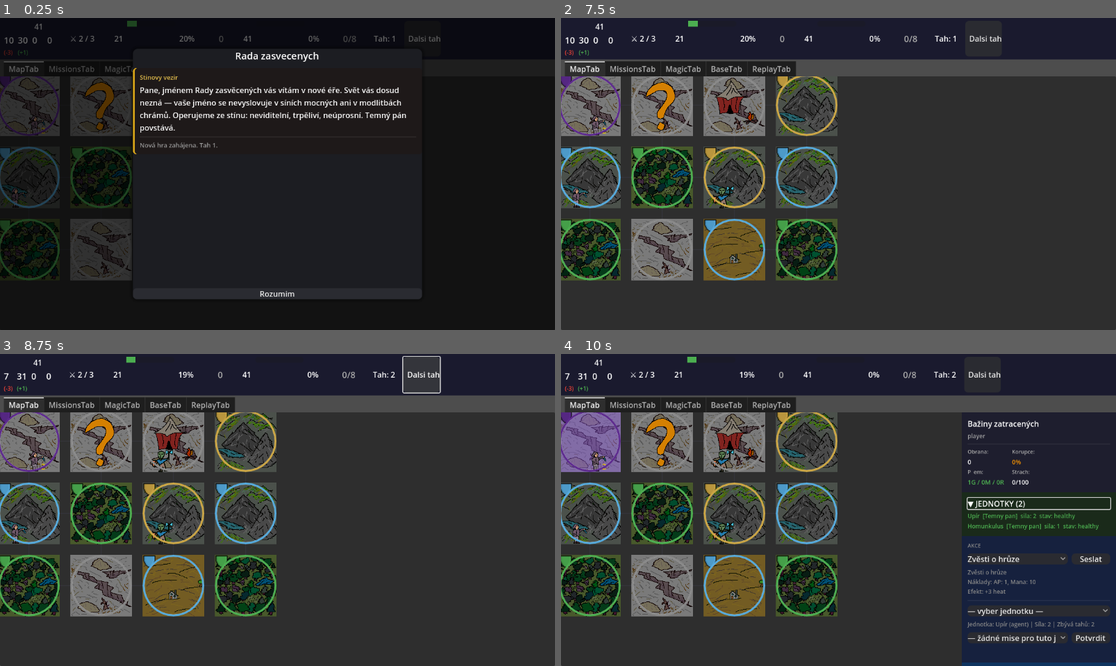
Above: before the commit, frames 1-4 (two rows, left to right).
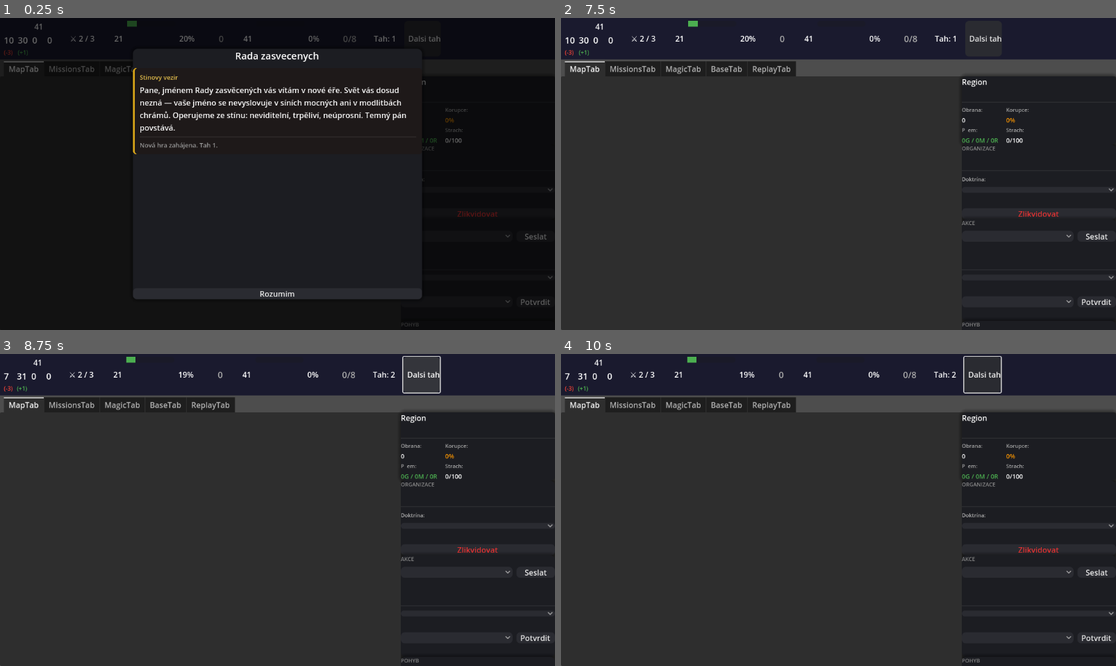
Above: after the commit, the same moments.

Repository: HannibalCZ/dark-lord
Game: Godot game, scene res://scenes/Main.tscn
Same seed, same stepped clock (60 frames per second), same inputs: the game is played once before the commit and once after it.
Inputs (mouse positions are in pixels of both pictures, inside the frame that each line leads up to):
- Up to frame 1 (0.25 s): no input
- Up to frame 2 (7.5 s): click "Dalsi tah" at 0.5 s; click (588, 105) at 1.27 s; click (1038, 189) at 2.02 s; click (1038, 214) at 2.75 s, where only the run after the commit has a clickable "Zlikvidovat"; click (1016, 236) at 3.52 s; click (1099, 236) at 4.25 s, where only the run after the commit has a clickable "Seslat"; click (1038, 276) at 5.02 s; click (1016, 301) at 5.77 s; click (1099, 301) at 6.5 s, where only the run after the commit has a clickable "Potvrdit"; click "Rozumim" at 7.25 s
- Up to frame 3 (8.75 s): click "Dalsi tah" at 8 s
- Up to frame 4 (10 s): click (588, 441) at 8.77 s; click (1038, 503) at 9.5 s, where only the run before the commit has a clickable "▶ JEDNOTKY (2)"

The runs differ from the first frame. In frame 1, 5.9% of the frame differs, in the area x 0-100%, y 18-99%; in frame 2, 23%; in frame 3, 23%; in frame 4, 32%, in the area x 0-100%, y 0-100%.
Error after the commit: Parse Error: Could not preload resource file "res://scenes/ui/RegionTile.tscn". (res://scripts/ui/MapTab.gd:65)

Commit message:
fix: kruhovy clip spritu (shader) a cary pres ConnectionLayer._draw()
RegionTile.tscn: fragment shader na TerrainSprite+CorruptionSprite discarduje
fragmenty mimo kruh (length(UV-0.5) > 0.5). load_steps 6->8.
MapTab.tscn: ConnectionLayer Control jako prvni dite MapCanvas (renderuje za tiles).
MapTab.gd: _draw_connections() plni _connections[], ConnectionLayer.draw signal
vola _on_connection_layer_draw() kde draw_line() kresli v draw contextu.
Odstranovany Line2D nody nahrazeny cistym _draw() pristupem.

Co-Authored-By: Claude Sonnet 4.6 <noreply@anthropic.com>

Diff:
--- a/scenes/ui/MapTab.tscn
+++ b/scenes/ui/MapTab.tscn
@@ -26,6 +26,15 @@
 clip_contents = true
 mouse_filter = 1
 
+[node name="ConnectionLayer" type="Control" parent="HBoxContainer/MapCanvas"]
+layout_mode = 1
+anchors_preset = 15
+anchor_right = 1.0
+anchor_bottom = 1.0
+grow_horizontal = 2
+grow_vertical = 2
+mouse_filter = 2
+
 [node name="RightPanel" type="VBoxContainer" parent="HBoxContainer"]
 custom_minimum_size = Vector2(320, 0)
 layout_mode = 2
--- a/scenes/ui/RegionTile.tscn
+++ b/scenes/ui/RegionTile.tscn
@@ -1,7 +1,18 @@
-[gd_scene load_steps=6 format=3 uid="uid://bwg2fwkr5ae6g"]
+[gd_scene load_steps=8 format=3 uid="uid://bwg2fwkr5ae6g"]
 
 [ext_resource type="Script" uid="uid://p224r28ko4ej" path="res://scripts/ui/RegionTile.gd" id="1_3b7ur"]
 [ext_resource type="Texture2D" uid="uid://kjln75mk5yg3" path="res://art/ui/corruption_overlay.png" id="2_jel24"]
+
+[sub_resource type="Shader" id="Shader_circle"]
+code = "shader_type canvas_item;
+void fragment() {
+	vec2 c = UV - vec2(0.5);
+	if (length(c) > 0.5) { discard; }
+	COLOR = texture(TEXTURE, UV);
+}"
+
+[sub_resource type="ShaderMaterial" id="ShaderMaterial_circle"]
+shader = SubResource("Shader_circle")
 [ext_resource type="Texture2D" uid="uid://cyw6jwqalmni0" path="res://art/ui/tag.png" id="2_otno6"]
 [ext_resource type="Texture2D" uid="uid://dm681fk2jwqub" path="res://art/ui/secret.png" id="4_7kug1"]
 [ext_resource type="Texture2D" uid="uid://bgfdu2fb83wwy" path="res://art/ui/orc_camp.png" id="5_jnrrv"]
@@ -22,6 +33,7 @@
 grow_horizontal = 2
 grow_vertical = 2
 mouse_filter = 2
+material = SubResource("ShaderMaterial_circle")
 
 [node name="CorruptionSprite" type="TextureRect" parent="."]
 layout_mode = 1
@@ -31,6 +43,7 @@
 grow_horizontal = 2
 grow_vertical = 2
 texture = ExtResource("2_jel24")
+material = SubResource("ShaderMaterial_circle")
 
 [node name="Highlight" type="ColorRect" parent="."]
 layout_mode = 1
--- a/scripts/ui/MapTab.gd
+++ b/scripts/ui/MapTab.gd
@@ -2,6 +2,7 @@
 
 # --- Mapa ---
 @onready var map_canvas: Control = $HBoxContainer/MapCanvas
+@onready var connection_layer: Control = $HBoxContainer/MapCanvas/ConnectionLayer
 @onready var right_panel: VBoxContainer = $HBoxContainer/RightPanel
 
 # --- RegionSection ---
@@ -56,6 +57,7 @@
 @onready var destroy_button: Button       = $HBoxContainer/RightPanel/ScrollContainer/ScrollContent/OrgSection/VBoxContainer/DestroyButton
 
 var _tile_by_id: Dictionary = {}  # { region_id: int -> RegionTile }
+var _connections: Array = []      # [ {a: Vector2, b: Vector2}, ... ]
 var selected_region_idx: int = -1
 # parallel array — uchovává doctrine key pro každý item v doctrine_picker
 var _doctrine_keys: Array[String] = []
@@ -127,6 +129,7 @@
 	tags_header.pressed.connect(func(): _toggle_section(tags_content, tags_header))
 	secrets_header.pressed.connect(func(): _toggle_section(secrets_content, secrets_header))
 
+	connection_layer.draw.connect(_on_connection_layer_draw)
 	_build_grid()
 
 	# signály — akce
@@ -627,10 +630,7 @@
 		tile.set_owner_border(r.owner_faction_id)
 
 func _draw_connections() -> void:
-	for child in map_canvas.get_children():
-		if child is Line2D:
-			child.queue_free()
-
+	_connections.clear()
 	var drawn: Dictionary = {}
 	for region_id in _tile_by_id:
 		var r: Region = GameState.query.regions.get_by_id(region_id)
@@ -640,19 +640,13 @@
 			if drawn.has(key):
 				continue
 			drawn[key] = true
-
-			var line := Line2D.new()
-			line.width = 2.0
-			line.default_color = Color(0.4, 0.4, 0.5, 0.6)
-			line.z_index = -1
-
-			var pos_a := Vector2(r.position)
 			var neighbor_r: Region = GameState.query.regions.get_by_id(neighbor_id)
-			var pos_b := Vector2(neighbor_r.position)
-
-			line.add_point(pos_a)
-			line.add_point(pos_b)
-			map_canvas.add_child(line)
+			_connections.append({"a": Vector2(r.position), "b": Vector2(neighbor_r.position)})
+	connection_layer.queue_redraw()
+
+func _on_connection_layer_draw() -> void:
+	for conn in _connections:
+		connection_layer.draw_line(conn["a"], conn["b"], Color(0.4, 0.4, 0.5, 0.6), 2.0, true)
 
 func _refresh_unit_positions() -> void:
 	for i in _tile_by_id:
